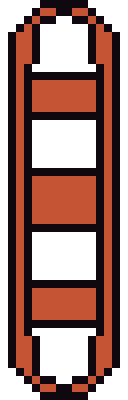
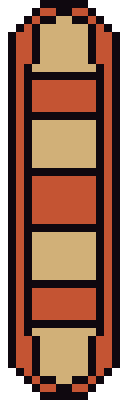
Comparing the layer stacks of the two 128x400 images. Changes:
painted on "Layer 2" over left=32, top=16, right=96, bottom=384
